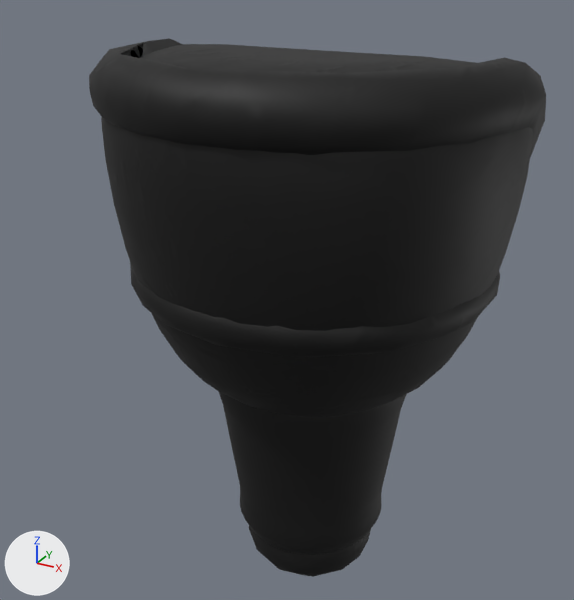
The glTF model assets/pirates/items/v5/peg_l_male_hi.glb, before and after one commit.
Before and after are seen from a 50 mm camera at (0.279, -0.359, 0.314) aimed at (0.1, -0.033, 0.151). Lighting does not change. The marker at lower left points along +X, +Y and +Z. The older version comes first. Vertices at exactly the same position are counted once.

Objects in the first picture: 'peg_l_v5_male'.
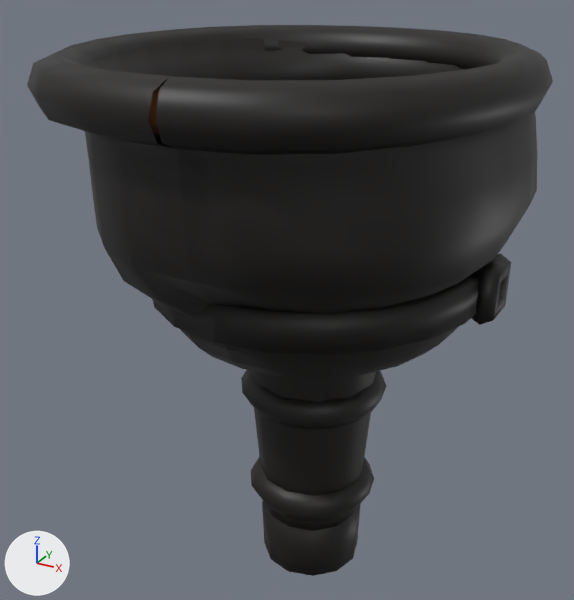
Boxes [x1, y1, x2, y2] around the edits, measured in the pictures (574 x 600 px; the box of a moved part takes in the faces that stretch with it):
'peg_l_v5_male', reshaped (15% wider)
    before: [89, 38, 546, 577]
    after: [27, 25, 553, 576]
part 1 of me_peg_l_hi, rebuilt
    before: [218, 391, 407, 555]
    after: [250, 371, 377, 531]
part 2 of me_peg_l_hi, rebuilt
    before: [89, 38, 546, 157]
    after: [27, 25, 553, 155]
part 3 of me_peg_l_hi, rebuilt
    before: [249, 526, 371, 577]
    after: [262, 501, 361, 576]
part 4 of me_peg_l_hi, added
    after: [148, 86, 162, 136]
part 5 of me_peg_l_hi, added
    after: [241, 370, 386, 430]
part 6 of me_peg_l_hi, added
    after: [251, 456, 374, 522]
part 7 of me_peg_l_hi, added
    after: [472, 254, 511, 325]
part 8 of me_peg_l_hi, moved or reshaped
    before: [101, 44, 533, 416]
    after: [84, 38, 537, 376]

What changed in the scene script:
```text
Add mat_peg_l_male_hi:
    mat_peg_l_male_hi = bpy.data.materials.new('peg_l_male_hi')
    mat_peg_l_male_hi.use_nodes = True; mat_peg_l_male_hi.node_tree.nodes.clear()
    _N = mat_peg_l_male_hi.node_tree.nodes; _L = mat_peg_l_male_hi.node_tree.links
    n0 = _N.new('ShaderNodeBsdfPrincipled'); n0.name = 'Principled BSDF'
    n1 = _N.new('ShaderNodeOutputMaterial'); n1.name = 'Material Output'
    n2 = _N.new('ShaderNodeVertexColor'); n2.name = 'Color Attribute'
    _L.new(n0.outputs[0], n1.inputs[0])  # 'BSDF' to 'Surface'
    _L.new(n2.outputs[0], n0.inputs[0])  # 'Color' to 'Base Color'
Change me_peg_l_hi:
    used by ob_peg_l_v5_male; location = (0.0, 0.0, 0.0)
    remove me_peg_l_hi.from_pydata(...)  # 3280 vertices, 6520 faces; spans x 0.018..0.215, y -0.132..0.065, z 0.0..0.276
    remove me_peg_l_hi.materials.append(mat_item_hi_004)
    add me_peg_l_hi.from_pydata(...)  # 2646 vertices, 5288 faces; spans x -0.001..0.215, y -0.154..0.075, z -0.014..0.276
    me_peg_l_hi part 1: the loose piece of 402 vertices spanning x 0.064..0.167, y -0.085..0.017, z 0.019..0.138 is rebuilt with 86 vertices and now spans x 0.08..0.152, y -0.07..0.002, z 0.009..0.178, in mat_peg_l_male_hi
    me_peg_l_hi part 2: the loose piece of 200 vertices spanning x 0.018..0.215, y -0.132..0.065, z 0.196..0.276 is rebuilt with 198 vertices and now spans x -0.001..0.215, y -0.154..0.075, z 0.252..0.276, in mat_peg_l_male_hi
    me_peg_l_hi part 3: the loose piece of 102 vertices spanning x 0.081..0.15, y -0.069..0.0, z 0.0..0.037 is rebuilt with 26 vertices and now spans x 0.088..0.144, y -0.061..-0.006, z -0.014..0.048, in mat_peg_l_male_hi
    me_peg_l_hi part 4: a new loose piece of 198 vertices spanning x 0.003..0.212, y -0.15..0.072, z 0.256..0.273, in mat_peg_l_male_hi
    me_peg_l_hi part 5: a new loose piece of 96 vertices spanning x 0.078..0.154, y -0.072..0.004, z 0.1..0.116, in mat_peg_l_male_hi
    me_peg_l_hi part 6: a new loose piece of 96 vertices spanning x 0.082..0.15, y -0.068..0.001, z 0.041..0.057, in mat_peg_l_male_hi
    me_peg_l_hi part 7: a new loose piece of 24 vertices spanning x 0.196..0.207, y -0.046..-0.021, z 0.166..0.191, in mat_peg_l_male_hi
    me_peg_l_hi part 8: 2 vertices moved within x 0.085..0.146, y -0.034, z 0.049; 2298 vertices removed from x 0.021..0.21, y -0.129..0.061, z 0.028..0.274; 1558 vertices added at x 0.008..0.214, y -0.145..0.072, z 0.045..0.272
    other edits to the shape of me_peg_l_hi do not show in these pictures
    add me_peg_l_hi.materials.append(mat_peg_l_male_hi)
```
